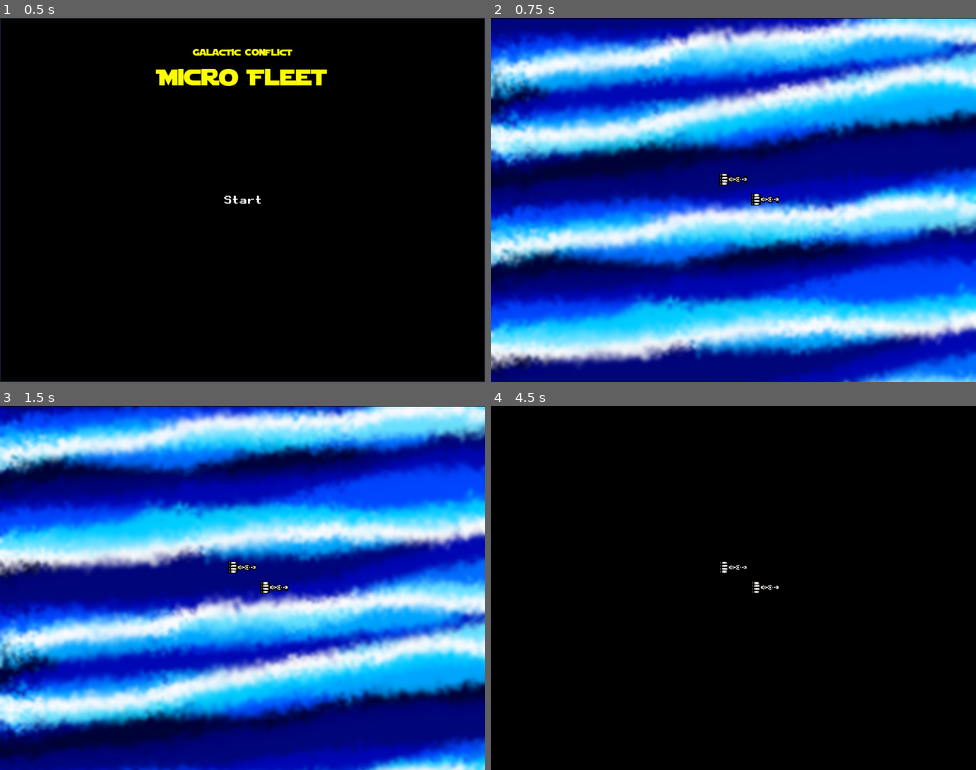
Above: before the commit, frames 1-4 (two rows, left to right).
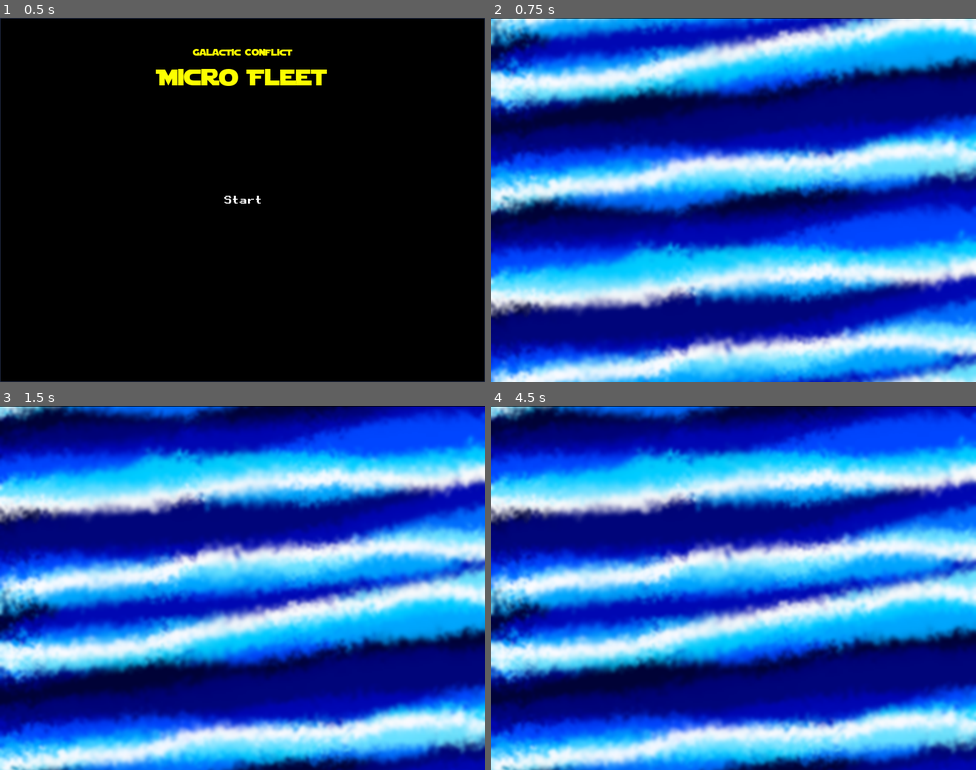
Above: after the commit, the same moments.

Repository: wasamiam/Micro-Fleet
Game: Godot game, scene res://screens/main_menu/main_menu.tscn
Same seed, same stepped clock (60 frames per second), same inputs: the game is played once before the commit and once after it.
Inputs:
- Up to frame 1 (0.5 s): no input
- Up to frame 2 (0.75 s): click "Start" at 0.5 s
- Up to frame 3 (1.5 s): no input
- Up to frame 4 (4.5 s): no input

Frame 1 is identical in both runs. In frame 2, 97% of the frame differs, in the area x 0-100%, y 0-100%; in frame 3, 97%; in frame 4, 100%.
Error after the commit: Parse Error: Too few arguments for "get_next_formation_position()" call. Expected at least 2. (res://screens/battle_screen/battle_screen.gd:53)

Commit message:
Ship creation update

Diff:
--- a/project.godot
+++ b/project.godot
@@ -7,6 +7,16 @@
 ;   param=value ; assign values to parameters
 
 config_version=4
+
+_global_script_classes=[ {
+"base": "Object",
+"class": "Ship_Generator",
+"language": "GDScript",
+"path": "res://utility_scripts/ship_generator.gd"
+} ]
+_global_script_class_icons={
+"Ship_Generator": ""
+}
 
 [application]
 
--- a/screens/battle_screen/battle_screen.gd
+++ b/screens/battle_screen/battle_screen.gd
@@ -3,6 +3,10 @@
 var cr90 = preload("res://ships/capital_ships/cr90.tscn")
 var raider = preload("res://ships/capital_ships/raider_corvette.tscn")
 var x_wing = preload("res://ships/fighters/x_wing.tscn")
+
+# Track next available position in ship formation.
+var allies_formation
+var enemies_formation
 
 onready var allies = {"cr90":2}
 onready var enemies = {"raider":1}
@@ -10,6 +14,7 @@
 
 func _ready():
 	setup_battlefield()
+	start_battle()
 
 func setup_battlefield():
 	add_ships(allies, "allies")
@@ -17,45 +22,50 @@
 	for i in get_tree().get_nodes_in_group("ships"):
 		_find_target(i)
 		i.set_physics_process(false)
+
+func start_battle():
 	get_node("AnimationPlayer").play("CameraZoomIntro")
 
 func add_ships(ships:Dictionary, group_side:String):
-
-	var ship_position_name:String
-
 	for i in ships:
-		var packaged_ship
-		var formation_position = 1
 		match i:
 			"cr90":
-				packaged_ship = cr90
+				add_ship(cr90, ships[i], group_side, "capital_ships")
 			"x_wing":
-				packaged_ship = x_wing
+				add_ship(x_wing, ships[i], group_side, "fighters")
 			"raider":
-				packaged_ship = raider
+				add_ship(raider, ships[i], group_side, "capital_ships")
 
-		for n in ships[i]:
-			var ship = packaged_ship.instance()
-			if group_side == "enemies":
-				ship.rotate(deg2rad(180.0))
-				ship_position_name = "EnemyStartPosition"
-			else:
-				ship_position_name = "AllyStartPosition"
+func add_ship(packed_ship:PackedScene, amount:int, group_side:String, group_type:String):
+	for n in amount:
+		var ship_position_name
+		var ship = packed_ship.instance()
+		if group_side == "enemies":
+			ship.rotate(deg2rad(180.0))
+			ship_position_name = "EnemyStartPosition"
+		else:
+			ship_position_name = "AllyStartPosition"
 
-			ship.add_to_group(group_side)
-			add_ship(ship, "capital_ships", get_node(ship_position_name + String(formation_position)).global_position)
-			formation_position = clamp(formation_position + 1, 1, max_capital_ships)
+		ship.add_to_group("ships")
+		ship.add_to_group(group_side)
+		ship.add_to_group(group_type)
+
+		ship.position = get_next_formation_position(group_side)
+		ship.connect("find_target", self, "_find_target")
+		add_child(ship)
+
+func get_next_formation_position(group_side:String, ship_size:Vector2):
+	var position_vector = Vector2.ZERO
+	var start_position = Vector2.ZERO
+
+	if group_side == "allies":
+		start_position = get_node("AllyStartPosition").global_position
+	else:
+		start_position = get_node("EnemyStartPosition").global_position
 
 
-func add_ship(ship:Node, group:String, p_position:Vector2):
-	ship.add_to_group("ships")
-	ship.add_to_group(group)
-	ship.position = p_position
-	ship.connect("find_target", self, "_find_target")
-	add_child(ship)
 
-# Return position vector based on
-
+	return position_vector
 
 func _find_target(targeting_ship:Node):
 	if !"target" in targeting_ship:
--- a/screens/battle_screen/battle_screen.tscn
+++ b/screens/battle_screen/battle_screen.tscn
@@ -141,7 +141,7 @@
 [node name="AnimatedSprite" type="AnimatedSprite" parent="."]
 position = Vector2( 90.9194, 188.574 )
 frames = SubResource( 2 )
-frame = 36
+frame = 29
 playing = true
 
 [node name="Camera2D" type="Camera2D" parent="."]
@@ -181,6 +181,12 @@
 
 [node name="AllyFighterStartPosition1" type="Position2D" parent="."]
 position = Vector2( 123.477, 300.923 )
+__meta__ = {
+"_gizmo_extents_": 728.4
+}
+
+[node name="EnemyFighterStartPosition2" type="Position2D" parent="."]
+position = Vector2( 902.465, 300.923 )
 __meta__ = {
 "_gizmo_extents_": 728.4
 }
--- a/ships/fighters/fighter.tscn
+++ b/ships/fighters/fighter.tscn
@@ -3,5 +3,5 @@
 [ext_resource path="res://ships/fighters/fighter.gd" type="Script" id=1]
 [ext_resource path="res://ships/ship.tscn" type="PackedScene" id=2]
 
-[node name="RigidBody2D" instance=ExtResource( 2 )]
+[node name="Fighter" instance=ExtResource( 2 )]
 script = ExtResource( 1 )
--- a/ships/fighters/x_wing.tscn
+++ b/ships/fighters/x_wing.tscn
@@ -1,5 +1,12 @@
-[gd_scene load_steps=2 format=2]
+[gd_scene load_steps=3 format=2]
 
 [ext_resource path="res://ships/fighters/fighter.tscn" type="PackedScene" id=1]
+[ext_resource path="res://images/x_wing.png" type="Texture" id=2]
 
-[node name="RigidBody2D" instance=ExtResource( 1 )]
+[node name="X-Wing" instance=ExtResource( 1 )]
+
+[node name="CollisionPolygon2D" parent="." index="0"]
+polygon = PoolVector2Array( -1.5, -2.5, 1.5, -2.5, 1.5, -1.5, -0.5, -1.5, -0.5, -0.5, 2.5, -0.5, 2.5, 0.5, -0.5, 0.5, -0.5, 1.5, 1.5, 1.5, 1.5, 2.5, -1.5, 2.5, -1.5, 1.5, -2.5, 1.5, -2.5, 0.5, -1.5, 0.5, -1.5, -0.5, -2.5, -0.5, -2.5, -1.5, -1.5, -1.5 )
+
+[node name="Sprite" parent="." index="1"]
+texture = ExtResource( 2 )
--- /dev/null
+++ b/utility_scripts/ship_generator.gd
@@ -0,0 +1,2 @@
+extends Object
+class_name Ship_Generator
